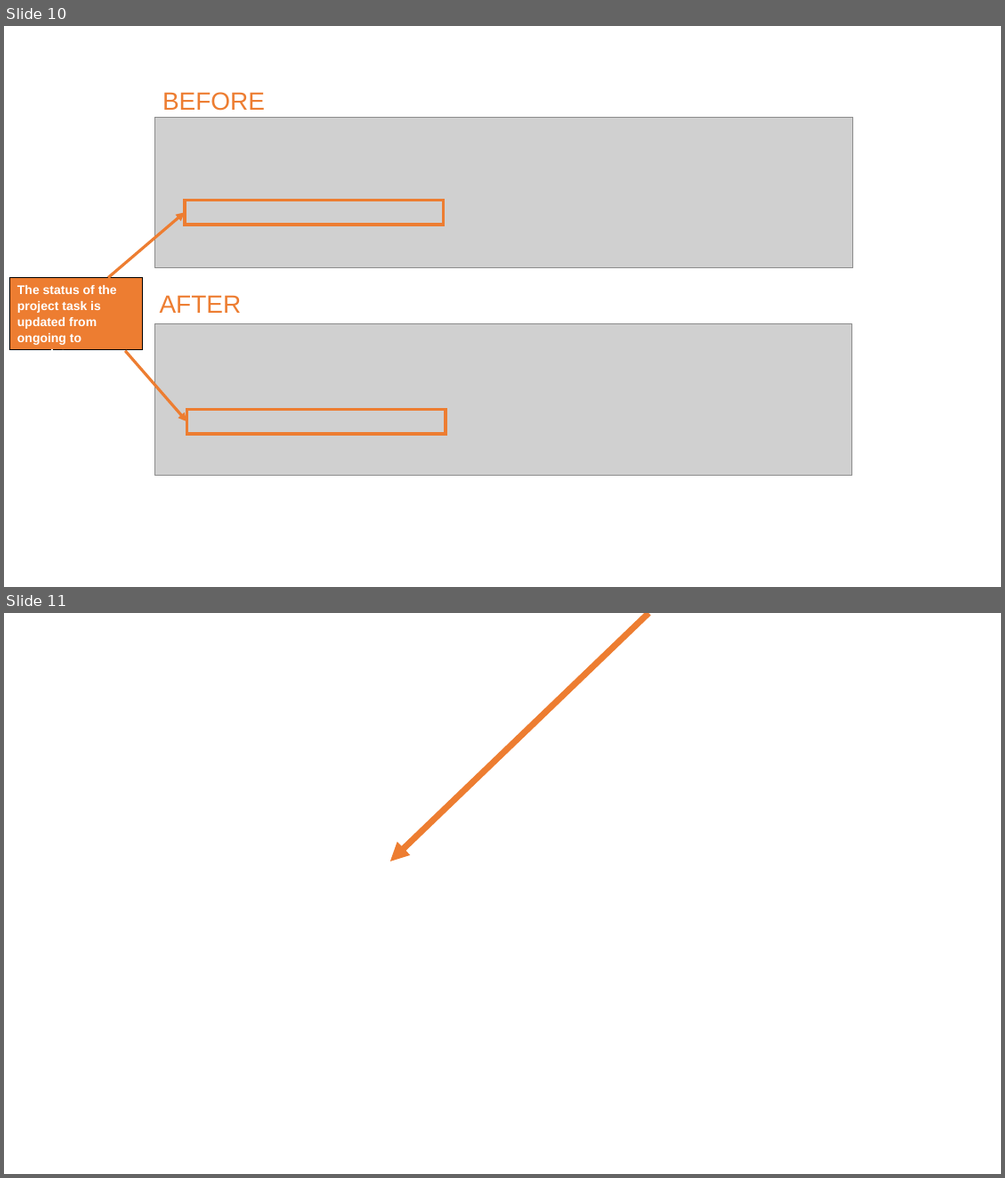
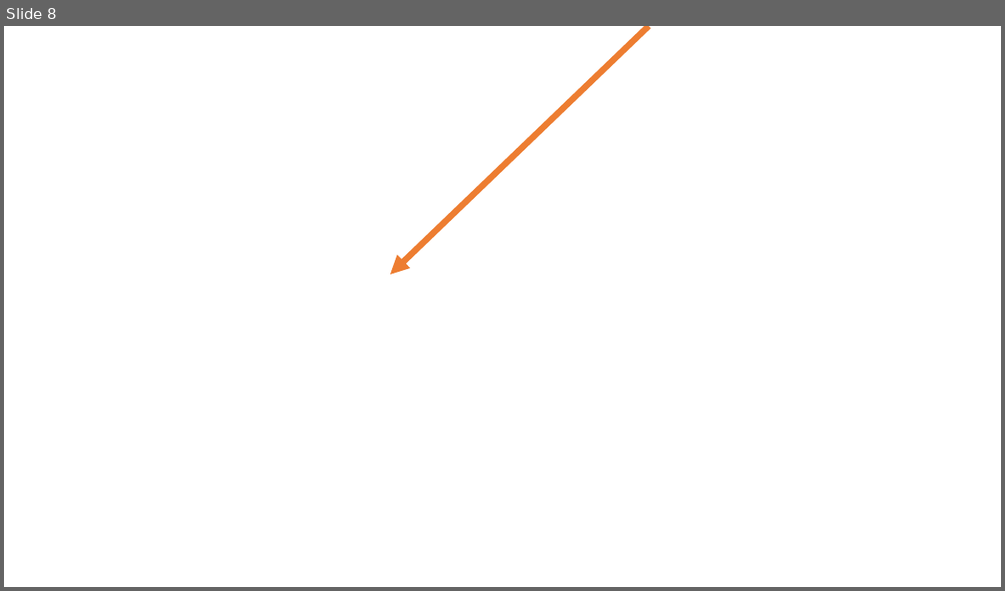
Before and after one commit to shunnizuka/main, a slide deck: docs/diagrams/ui_annotated.pptx. Shown one above the other, each under a label of ours: slides 10 and 11 before the commit, slide 8 after it. The pictures are 1005x1178 and 1005x591 pixels, drawn with LibreOffice and Linux fonts; fonts in the diff are those of the drawing; grey boxes stand for pictures; background and template pictures are left out. Boxes give left, top, right and bottom in pixels: in the first picture for what was removed or moved away, otherwise in the second. Text is boxed around its words. In the diff, an @@ line names an element or a change of style, - is before the commit and + after.

```diff
--- a/docs/diagrams/ui_annotated.pptx
+++ b/docs/diagrams/ui_annotated.pptx
@@ slide 10 removed at <box>4,26,1001,587</box>, background #FFFFFF @@
@@ text removed at <box>162,92,265,111</box> @@
-BEFORE
@@ picture removed at <box>155,117,853,267</box> @@
@@ arrow removed from (108, 277) to (185, 212) @@
@@ rectangle removed at <box>185,200,444,224</box> @@
@@ rectangle removed at <box>10,277,142,350</box> @@
-The status of the project task is updated from ongoing to complete
@@ text removed at <box>160,295,242,313</box> @@
-AFTER
@@ picture removed at <box>155,323,851,475</box> @@
@@ arrow removed from (125, 351) to (187, 421) @@
@@ rectangle removed at <box>187,409,446,434</box> @@
@@ what was slide 11 is now slide 8 @@
```
Also in this commit, not shown: 2 other slides removed.
